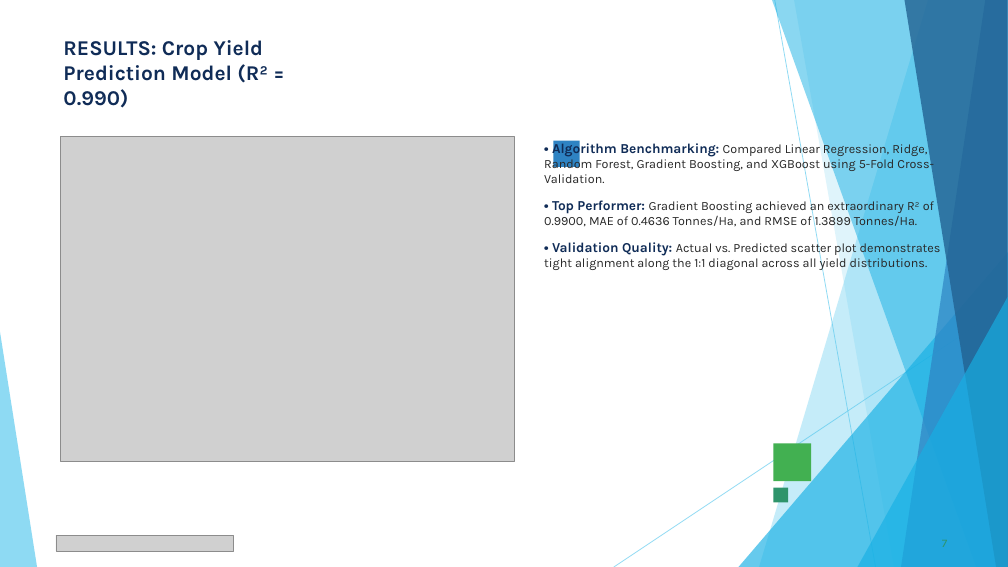
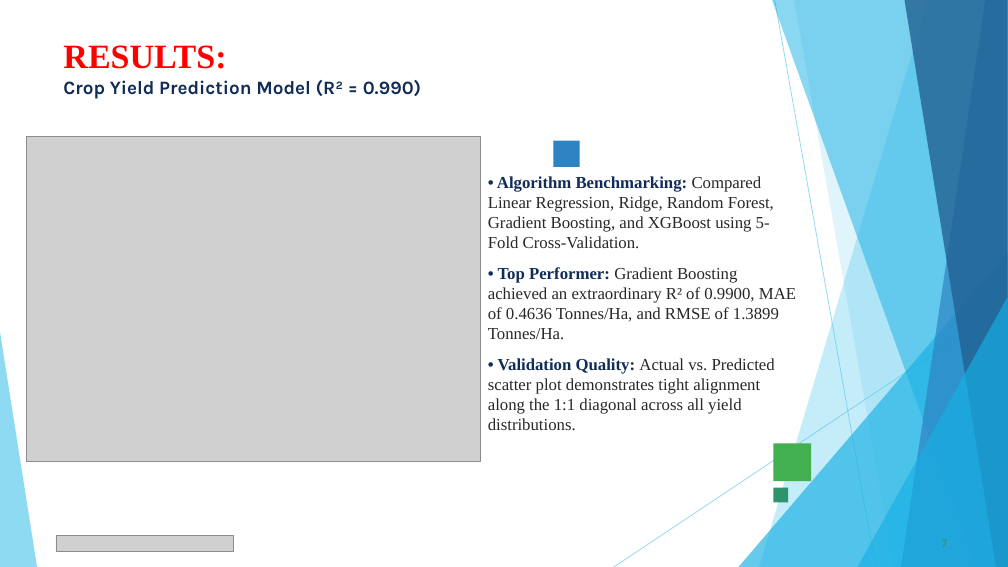
Before and after one commit to Ksmashhero06/Seasonal-Agriculture-Performance-Analysis, a slide deck: slide 7 of VOIS_Major_Project_PPT_Submission_Completed.pptx. Drawn at 1008x567 pixels with LibreOffice and Linux fonts; fonts in the diff are those of the drawing; grey boxes stand for pictures. Boxes give left, top, right and bottom in pixels: in the first picture for what was removed or moved away, otherwise in the second. Text is boxed around its words. In the diff, an @@ line names an element or a change of style, - is before the commit and + after.

```diff
--- a/VOIS_Major_Project_PPT_Submission_Completed.pptx
+++ b/VOIS_Major_Project_PPT_Submission_Completed.pptx
@@ title "RESULTS: Crop Yield Prediction Model ..." at box(63, 45, 421, 99): size 20 to 32.4 pt, font Karla to Times New Roman, text colour #102C57 to #FF0000 in "RESULTS:"; size 20 to 18 pt in "Crop Yield Prediction Model (R² = 0.990)" @@
@@ picture: place and size @@
-picture at box(60, 136, 514, 461)
+picture at box(27, 136, 481, 461)
@@ text "• Algorithm Benchmarking: Compared Linear ...": place and size @@
-text "• Algorithm Benchmarking: Compared Linear ..." at box(544, 140, 941, 271)
+text "• Algorithm Benchmarking: Compared Linear ..." at box(488, 176, 796, 430)
@@ text "• Algorithm Benchmarking: Compared Linear ..." at box(488, 176, 796, 430): size 13 to 16 pt in "• Algorithm Benchmarking:", "• Top Performer:", "• Validation Quality:"; size 12 to 16 pt in "Compared Linear Regression, Ridge, Random Forest, Gradient ...", "Gradient Boosting achieved an extraordinary R² of ...", "Actual vs. Predicted scatter plot demonstrates tight ..."; font Karla to Times New Roman @@
```
Also in this commit, not shown: 13 other slides changed, 1 other file.
